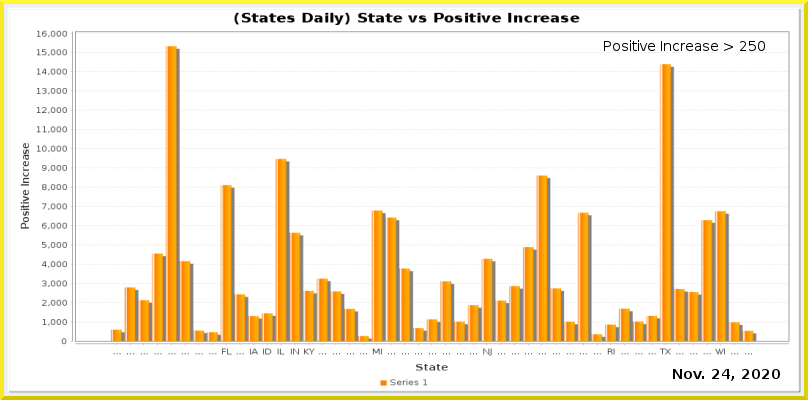
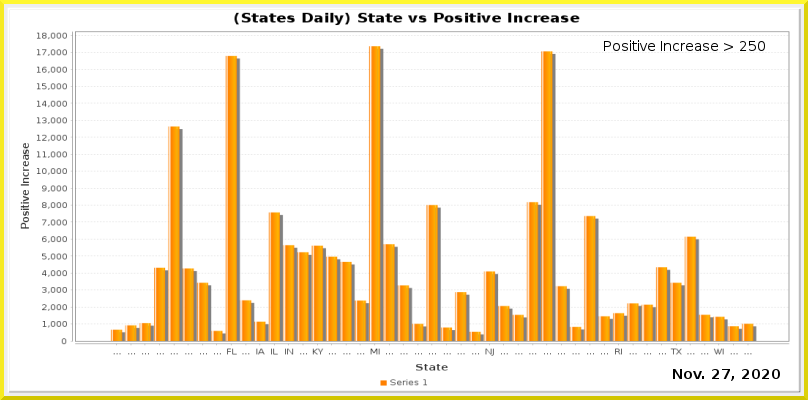
Layers edited between the first and the second 808 × 400 image:
painted on "Current Date" over [722, 369, 730, 379]
painted on "Date_vs_TestIncrease.png" over [36, 30, 789, 356]
